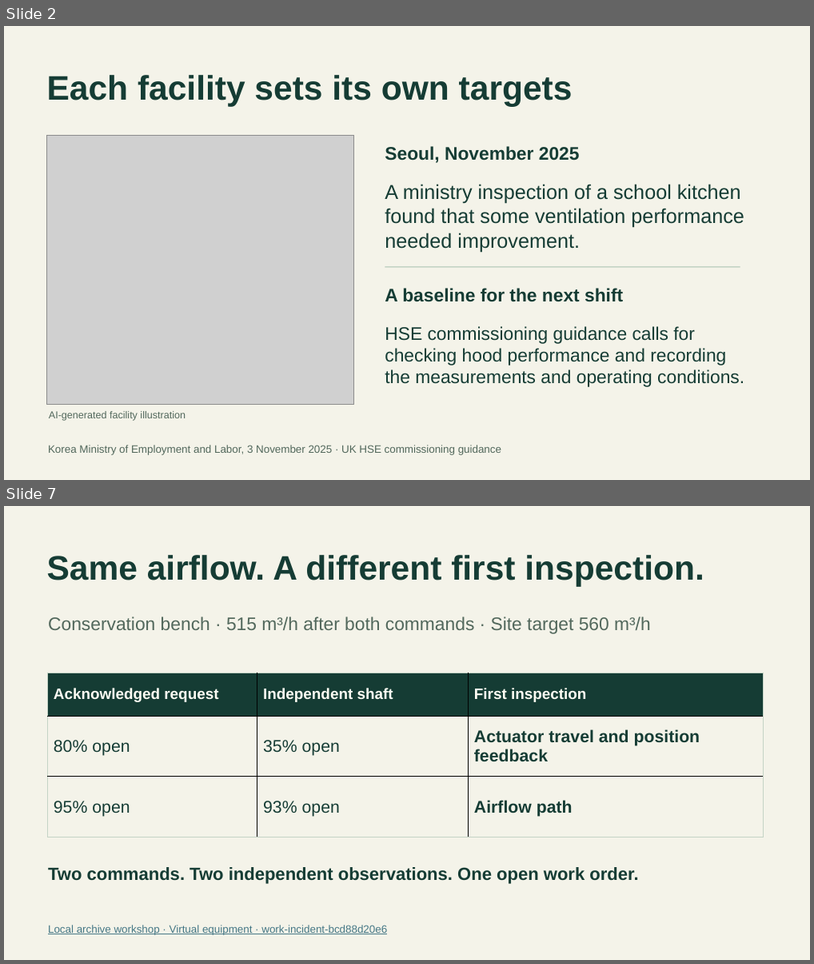
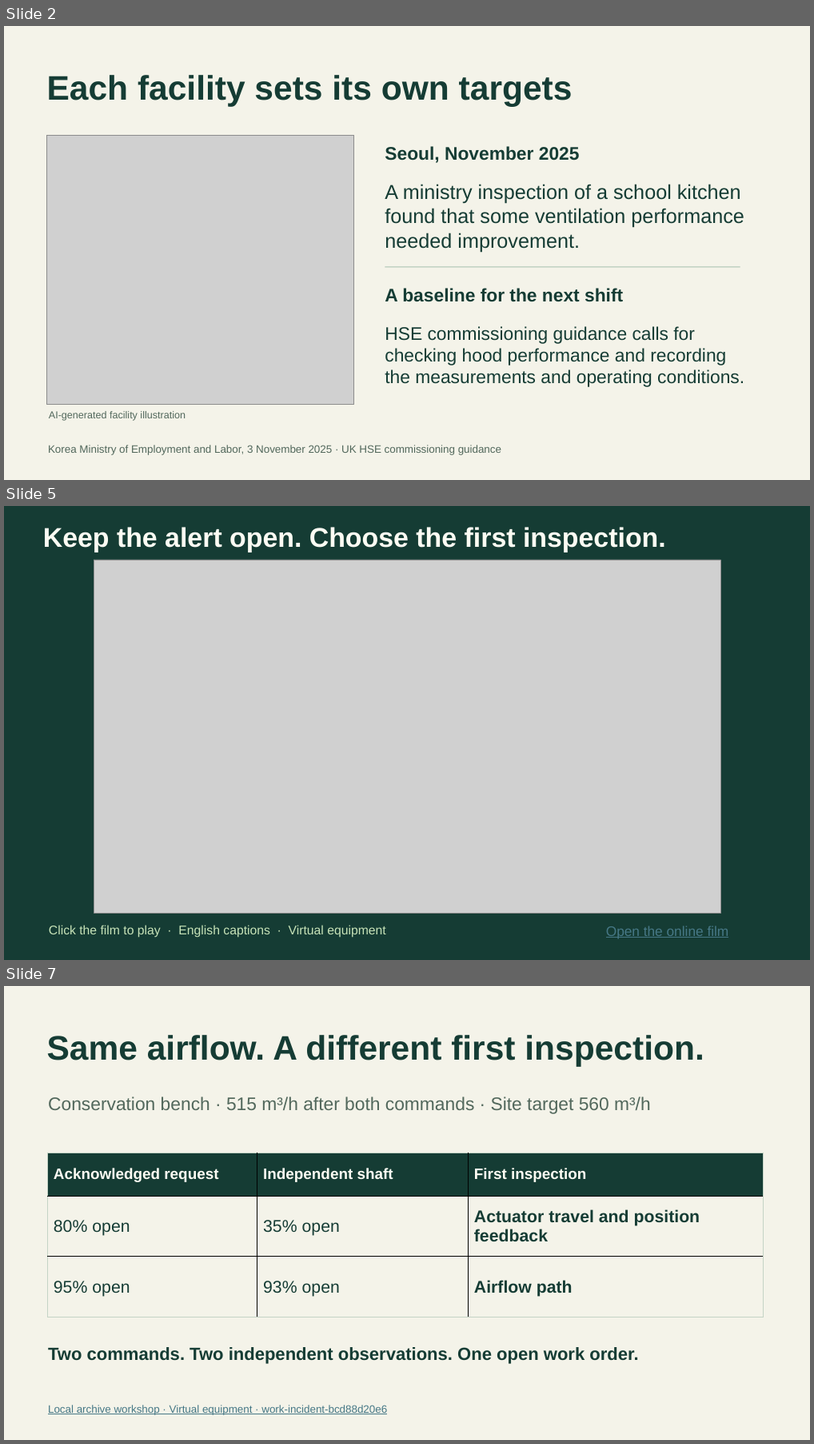
Before and after one commit to openSoom/openSoom, a slide deck: deliverables/presentation/openSoom-evaluation.pptx. Shown one above the other, each under a label of ours: slides 2 and 7 before the commit, slides 2, 5 and 7 after it; the slides between them are not shown. The pictures are 814x964 and 814x1444 pixels, drawn with LibreOffice and Linux fonts; fonts in the diff are those of the drawing; grey boxes stand for pictures. Boxes give left, top, right and bottom in pixels: in the first picture for what was removed or moved away, otherwise in the second. Text is boxed around its words. In the diff, an @@ line names an element or a change of style, - is before the commit and + after.

```diff
--- a/deliverables/presentation/openSoom-evaluation.pptx
+++ b/deliverables/presentation/openSoom-evaluation.pptx
@@ slide 5 added at (4, 506, 810, 960), background #153C34 @@
@@ text added at (43, 527, 666, 552), 32.2 pt, text #FCFCF3, bold @@
+Keep the alert open. Choose the first inspection.
@@ picture added at (94, 560, 721, 912) @@
@@ text added at (49, 924, 386, 937), 15 pt, text #C7E3B8 @@
+Click the film to play · English captions · Virtual equipment
@@ text added at (606, 925, 730, 938), 16.5 pt, text #467886, underline @@
+Open the online film
```
Also in this commit, not shown: 5 slides changed, 1 slide removed, 37 other files.
